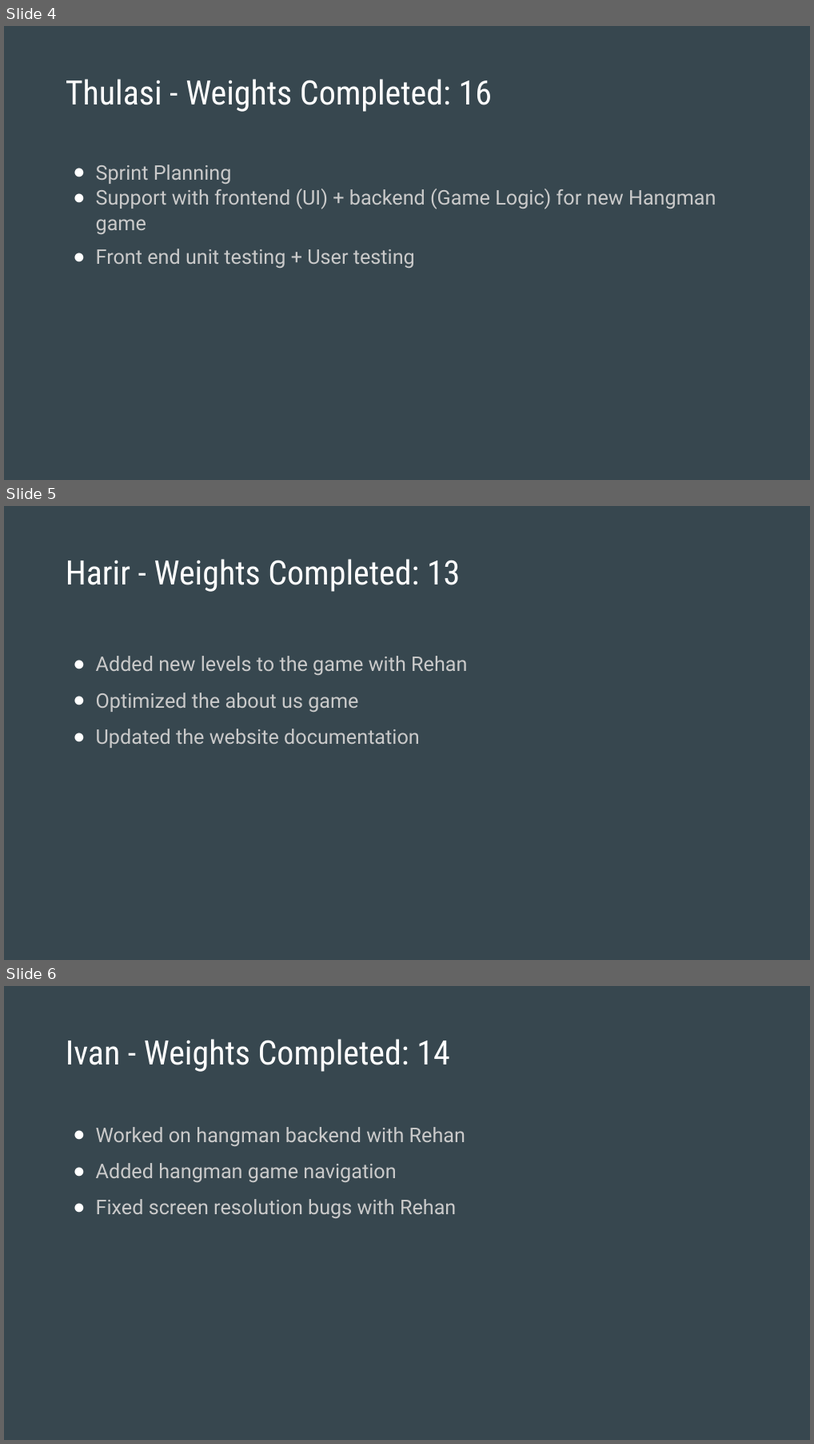
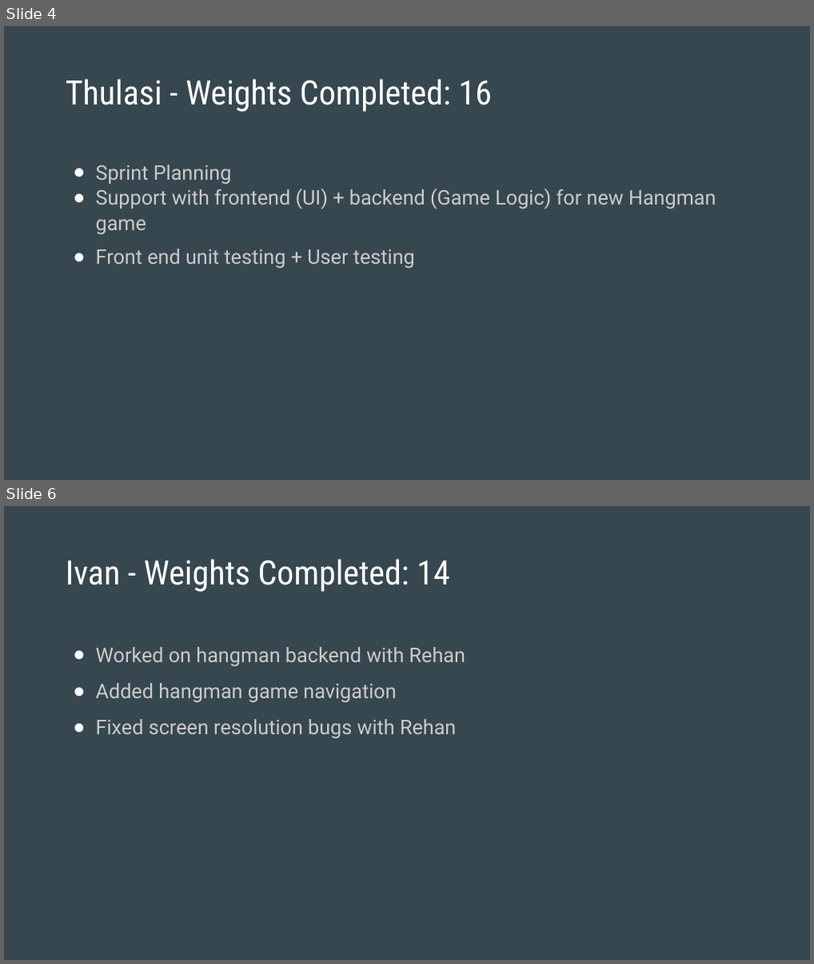
Before and after one commit to rehan-code/Game-Library-Web-App, a slide deck: CIS4250_Retrospective.pptx. Shown one above the other, each under a label of ours: slides 4, 5 and 6 before the commit, slides 4 and 6 after it; the slides between them are not shown. The pictures are 814x1444 and 814x964 pixels, drawn with LibreOffice and Linux fonts; fonts in the diff are those of the drawing. Boxes give left, top, right and bottom in pixels: in the first picture for what was removed or moved away, otherwise in the second. Text is boxed around its words. In the diff, an @@ line names an element or a change of style, - is before the commit and + after.

```diff
--- a/CIS4250_Retrospective.pptx
+++ b/CIS4250_Retrospective.pptx
@@ slide 5 removed at <box>4,506,810,960</box>, background #37474F @@
@@ title removed at <box>66,559,460,592</box> @@
-Harir - Weights Completed: 13
@@ text removed at <box>96,656,467,748</box> @@
-● Added new levels to the game with Rehan
-● Optimized the about us game
-● Updated the website documentation
```
Also in this commit, not shown: 1 slide added.
